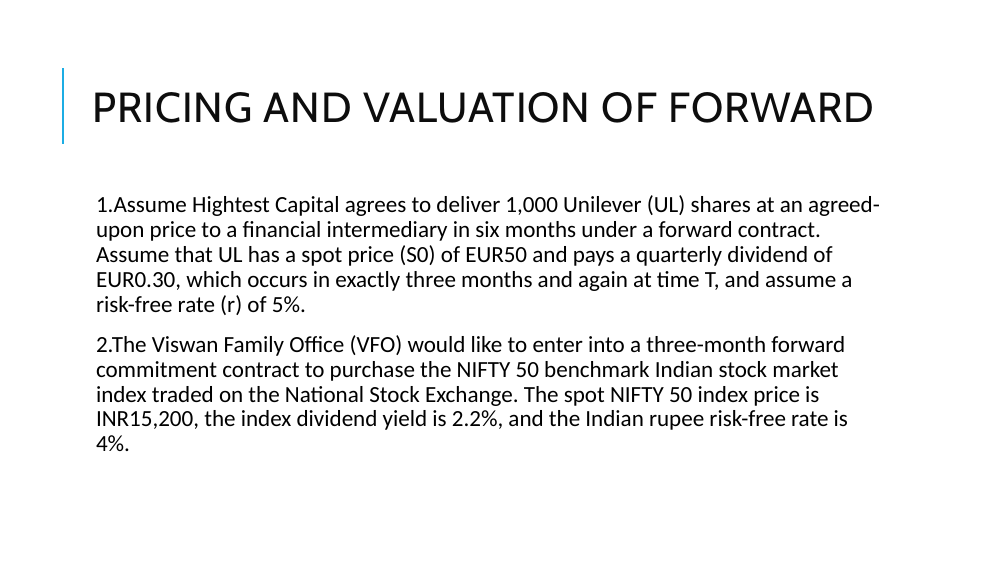
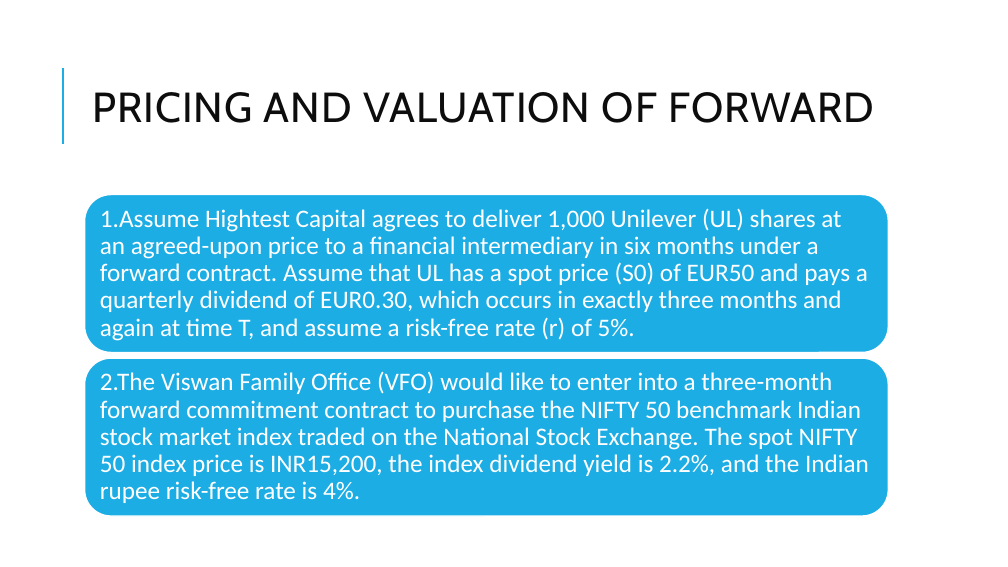
Before and after one commit to Isco0530/data, a slide deck: slide 52 of Derivatives.pptx. Drawn at 1008x567 pixels with LibreOffice and Linux fonts; fonts in the diff are those of the drawing. Boxes give left, top, right and bottom in pixels: in the first picture for what was removed or moved away, otherwise in the second. Text is boxed around its words. In the diff, an @@ line names an element or a change of style, - is before the commit and + after.

```diff
--- a/Derivatives.pptx
+++ b/Derivatives.pptx
@@ rounded rectangle added at [85, 194, 889, 352], fill #1CADE4, outline #FFFFFF 1.25 pt @@
@@ text "1.Assume Hightest Capital agrees to ...": place and size @@
-text "1.Assume Hightest Capital agrees to ..." at [96, 195, 880, 451]
+text "1.Assume Hightest Capital agrees to ..." at [100, 208, 868, 341]
@@ text "1.Assume Hightest Capital agrees to ..." at [100, 208, 868, 341]: size 22 to 24 pt, text colour #000000 to #FFFFFF; bullet   to none; less space between paragraphs; vertical alignment top to middle @@
@@ rounded rectangle added at [85, 358, 889, 516], fill #1CADE4, outline #FFFFFF 1.25 pt @@
@@ text at [96, 335, 848, 451]: paragraph removed @@
-  2.The Viswan Family Office (VFO) would like to enter into a three-month forward commitment contract to purchase the NIFTY 50 benchmark Indian stock market index traded on the National Stock Exchange. The spot NIFTY 50 index price is INR15,200, the index dividend yield is 2.2%, and the Indian rupee risk-free rate is 4%.
@@ text added at [100, 371, 869, 503], 24 pt, text #FFFFFF @@
+2.The Viswan Family Office (VFO) would like to enter into a three-month forward commitment contract to purchase the NIFTY 50 benchmark Indian stock market index traded on the National Stock Exchange. The spot NIFTY 50 index price is INR15,200, the index dividend yield is 2.2%, and the Indian rupee risk-free rate is 4%.
```
Also in this commit, not shown: 15 other slides changed, 1 other file.
